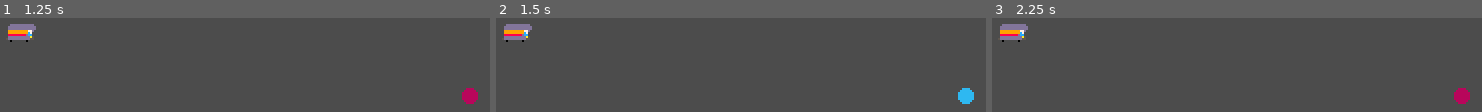
Above: before the commit, frames 1-3 (left to right).
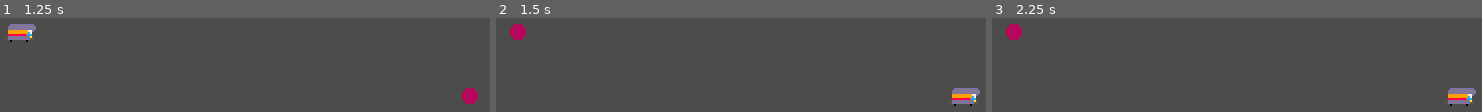
Above: after the commit, the same moments.

Repository: youssefevan/global-game-jam-2023
Game: Godot game, scene res://Scenes/World.tscn
The game is run twice, just before and just after one commit, with the same random seed, the same clock (stepped at 60 frames per second) and the same inputs.
Inputs (mouse positions are in pixels of both pictures, inside the frame that each line leads up to):
- Up to frame 1 (1.25 s): tap Enter at 0.5 s; move the mouse to (19, 32) at 0.52 s; click (19, 32) at 0.6 s
- Up to frame 2 (1.5 s): tap Space at 1.25 s; move the mouse to (966, 96) at 1.27 s; click (966, 96) at 1.35 s
- Up to frame 3 (2.25 s): tap Enter at 2 s; move the mouse to (1335, 68) at 2.02 s; click (1335, 68) at 2.1 s

Frame 1 is identical in both runs. In frame 2, 1.8% of the frame differs, in the area x 1-99%, y 6-94%; in frame 3, 1.8%.

Commit message:
Player teleports to target city

Diff:
--- a/Global Game Jam 2023/Scenes/Player.tscn
+++ b/Global Game Jam 2023/Scenes/Player.tscn
@@ -1,11 +1,13 @@
-[gd_scene load_steps=3 format=2]
+[gd_scene load_steps=4 format=2]
 
 [ext_resource path="res://Sprites/player.png" type="Texture" id=1]
+[ext_resource path="res://Scripts/player.gd" type="Script" id=2]
 
 [sub_resource type="CircleShape2D" id=1]
 radius = 2.23607
 
 [node name="Player" type="KinematicBody2D"]
+script = ExtResource( 2 )
 
 [node name="Sprite" type="Sprite" parent="."]
 texture = ExtResource( 1 )
--- /dev/null
+++ b/Global Game Jam 2023/Scripts/player.gd
@@ -0,0 +1,5 @@
+extends KinematicBody2D
+
+func _physics_process(delta):
+	if Global.target_city != null:
+		self.global_position = Global.target_city.global_position
